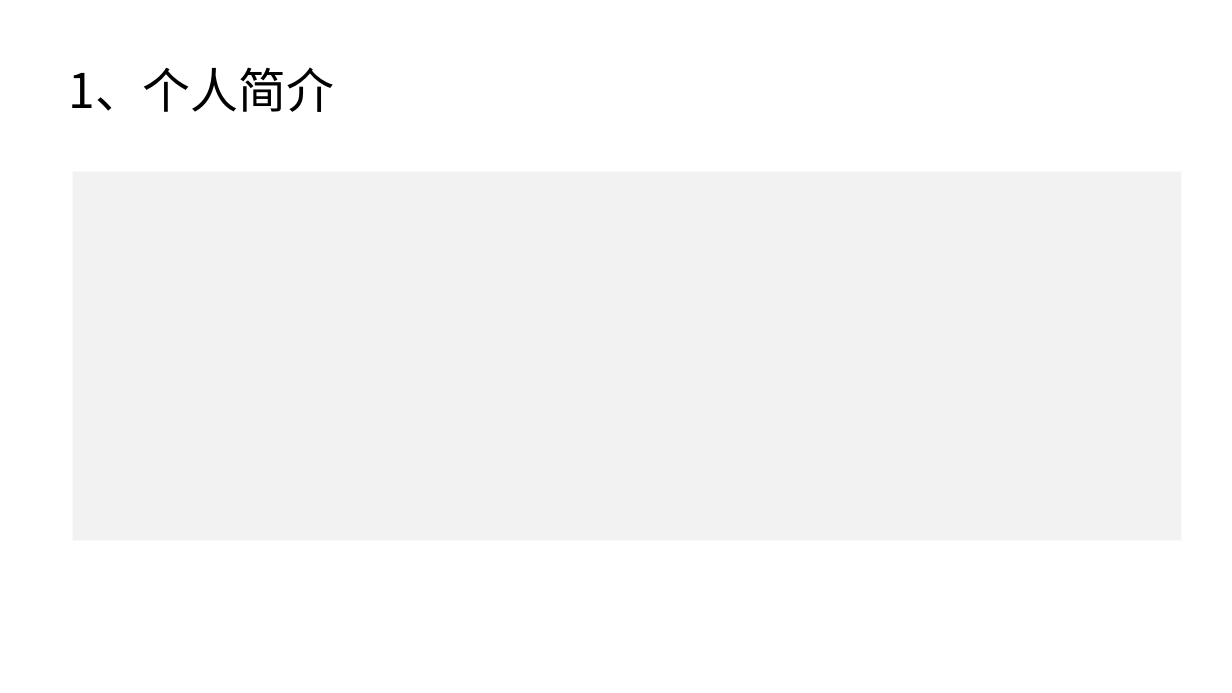
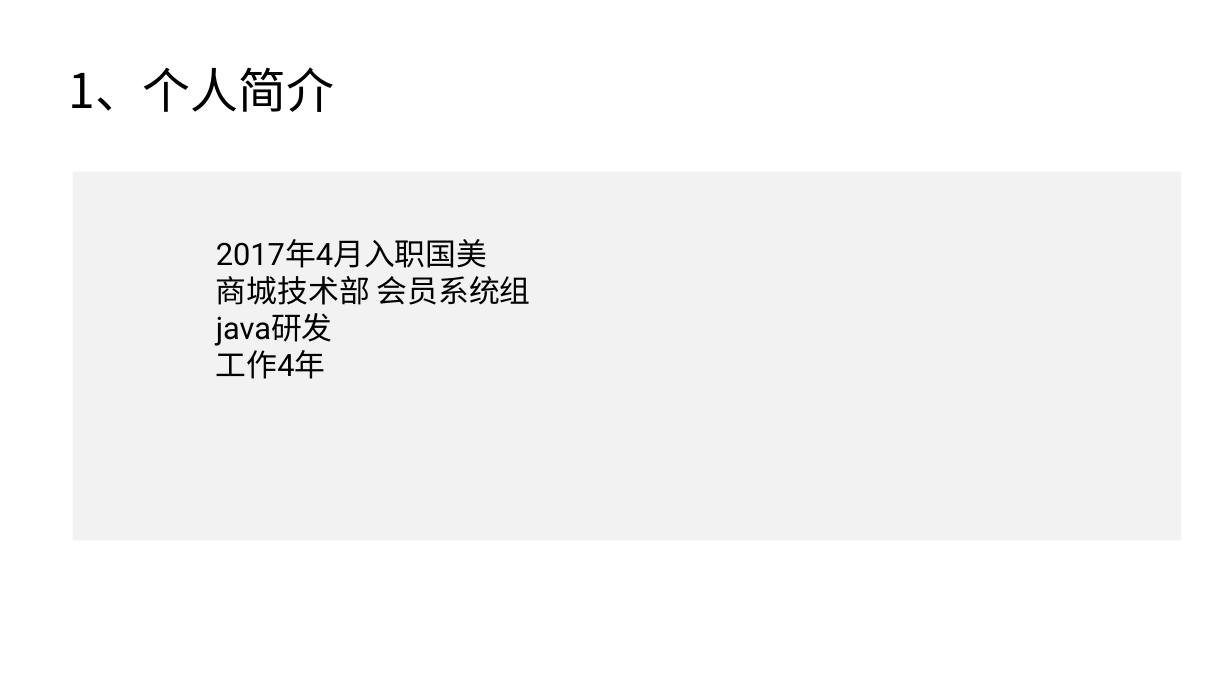
Before and after one commit to wl1990/disuser_wr, a slide deck: slide 3 of src/doc/职级评审_商城技术部.pptx. Drawn at 1232x693 pixels with LibreOffice and Linux fonts; fonts in the diff are those of the drawing; background and template pictures are left out. Boxes give left, top, right and bottom in pixels: in the first picture for what was removed or moved away, otherwise in the second. Text is boxed around its words. In the diff, an @@ line names an element or a change of style, - is before the commit and + after.

```diff
--- a/src/doc/职级评审_商城技术部.pptx
+++ b/src/doc/职级评审_商城技术部.pptx
@@ text added at box(216, 239, 531, 379), 18 pt, text #000000 @@
+2017年4月入职国美
+商城技术部 会员系统组
+java研发
+工作4年
```
Also in this commit, not shown: 5 other slides changed, 2 slides added.
